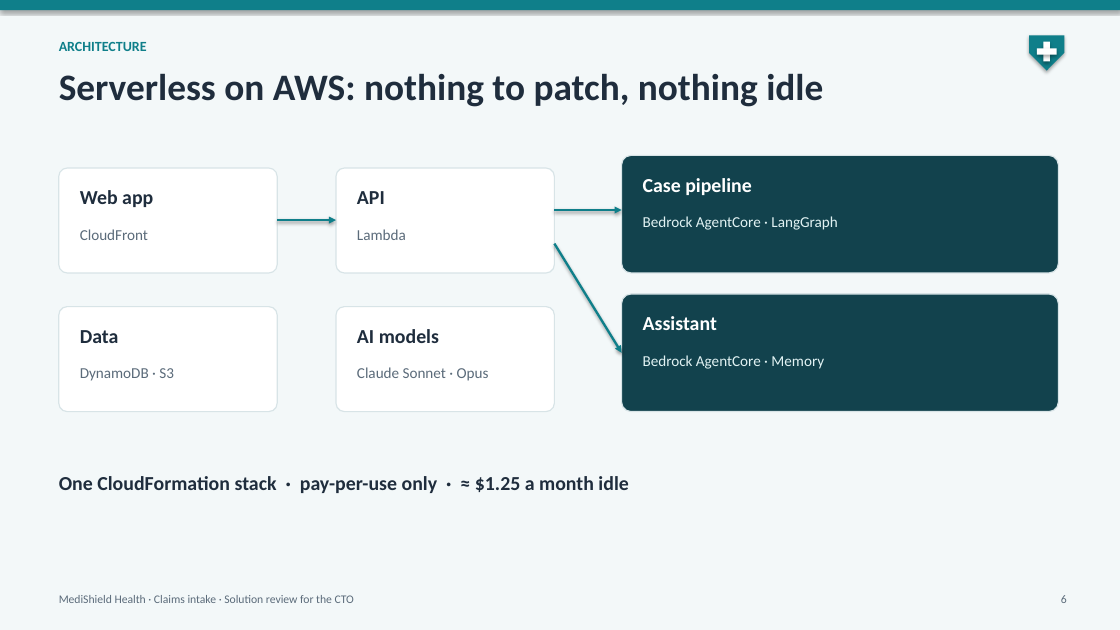
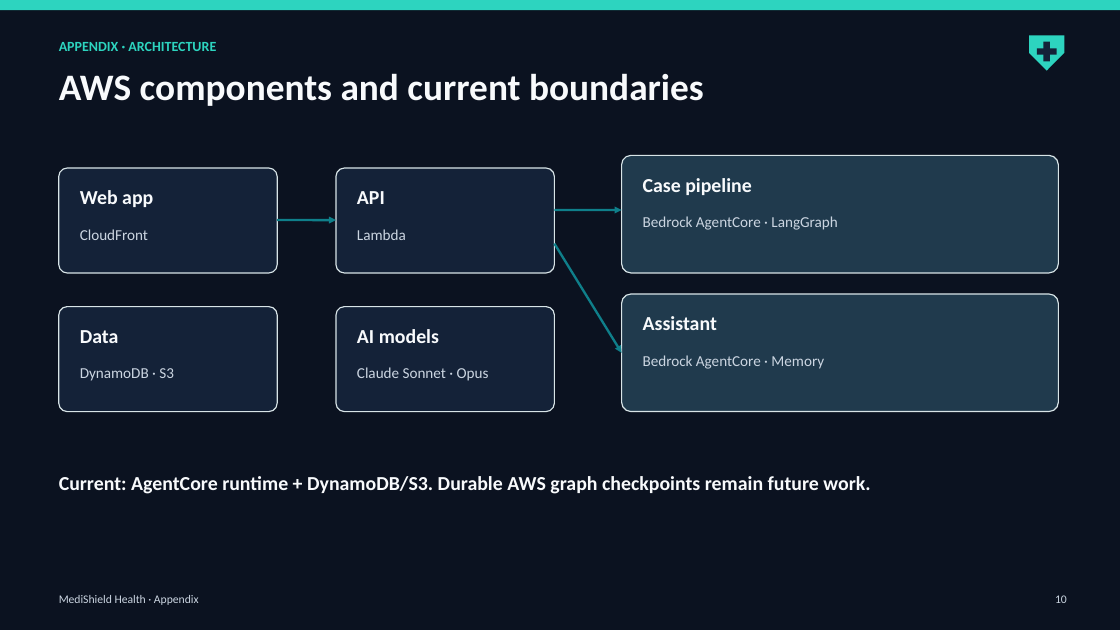
Before and after one commit to raghav010126/Capstone, a slide deck: slide 10 of docs/MediShield_capstone.pptx (slide 6 before the commit). Drawn at 1120x630 pixels with LibreOffice and Linux fonts; fonts in the diff are those of the drawing. Boxes give left, top, right and bottom in pixels: in the first picture for what was removed or moved away, otherwise in the second. Text is boxed around its words. In the diff, an @@ line names an element or a change of style, - is before the commit and + after.

```diff
--- a/docs/MediShield_capstone.pptx
+++ b/docs/MediShield_capstone.pptx
@@ background #F3F8F9 to #0B1220 @@
@@ rectangle at <box>0,0,1120,10</box>: fill #0F7F8A to #2DD4BF; shadow off @@
@@ text at <box>59,42,216,51</box>: text changed; text colour #0F7F8A to #2DD4BF @@
-ARCHITECTURE
+APPENDIX · ARCHITECTURE
@@ pentagon arrow at <box>1029,35,1065,71</box>: fill #0F7F8A to #2DD4BF; shadow off @@
@@ rectangle at <box>1037,49,1057,55</box>: fill #FFFFFF to #142238; shadow off @@
@@ rectangle at <box>1044,42,1050,62</box>: fill #FFFFFF to #142238; shadow off @@
@@ text at <box>59,73,704,106</box>: text changed; text colour #1F2D3D to #F8FAFC @@
-Serverless on AWS: nothing to patch, nothing idle
+AWS components and current boundaries
@@ rounded rectangle at <box>622,155,1059,273</box>: fill #12424D to #203A4D @@
@@ text "Bedrock AgentCore · LangGraph" at <box>643,216,837,230</box>: text colour #E1F2F3 to #CBD5E1 @@
@@ rounded rectangle at <box>622,294,1059,412</box>: fill #12424D to #203A4D @@
@@ fill #FFFFFF to #142238 in 4 elements at <box>336,168,555,273</box>, <box>336,307,555,412</box>, <box>59,168,277,273</box>, <box>59,307,277,412</box> @@
@@ text colour #1F2D3D to #F8FAFC in 4 elements at <box>80,190,153,207</box>, <box>357,191,385,204</box>, <box>80,330,119,343</box>, <box>357,329,439,343</box> @@
@@ text "Bedrock AgentCore · Memory" at <box>643,355,824,369</box>: text colour #E1F2F3 to #CBD5E1 @@
@@ text colour #5B6B7A to #CBD5E1 in 4 elements at <box>80,229,148,240</box>, <box>357,229,406,240</box>, <box>80,368,174,381</box>, <box>357,367,489,381</box> @@
@@ text at <box>59,476,870,494</box>: text changed; text colour #1F2D3D to #F8FAFC @@
-One CloudFormation stack · pay-per-use only · ≈ $1.25 a month idle
+Current: AgentCore runtime + DynamoDB/S3. Durable AWS graph checkpoints remain future work.
@@ text at <box>59,595,199,605</box>: text changed; text colour #5B6B7A to #CBD5E1 @@
-MediShield Health · Claims intake · Solution review for the CTO
+MediShield Health · Appendix
@@ text at <box>1055,595,1067,603</box>: text changed; text colour #5B6B7A to #CBD5E1 @@
-6
+10
```
Also in this commit, not shown: 9 other slides changed, 2 slides added, 2 slides removed, 15 other files.
